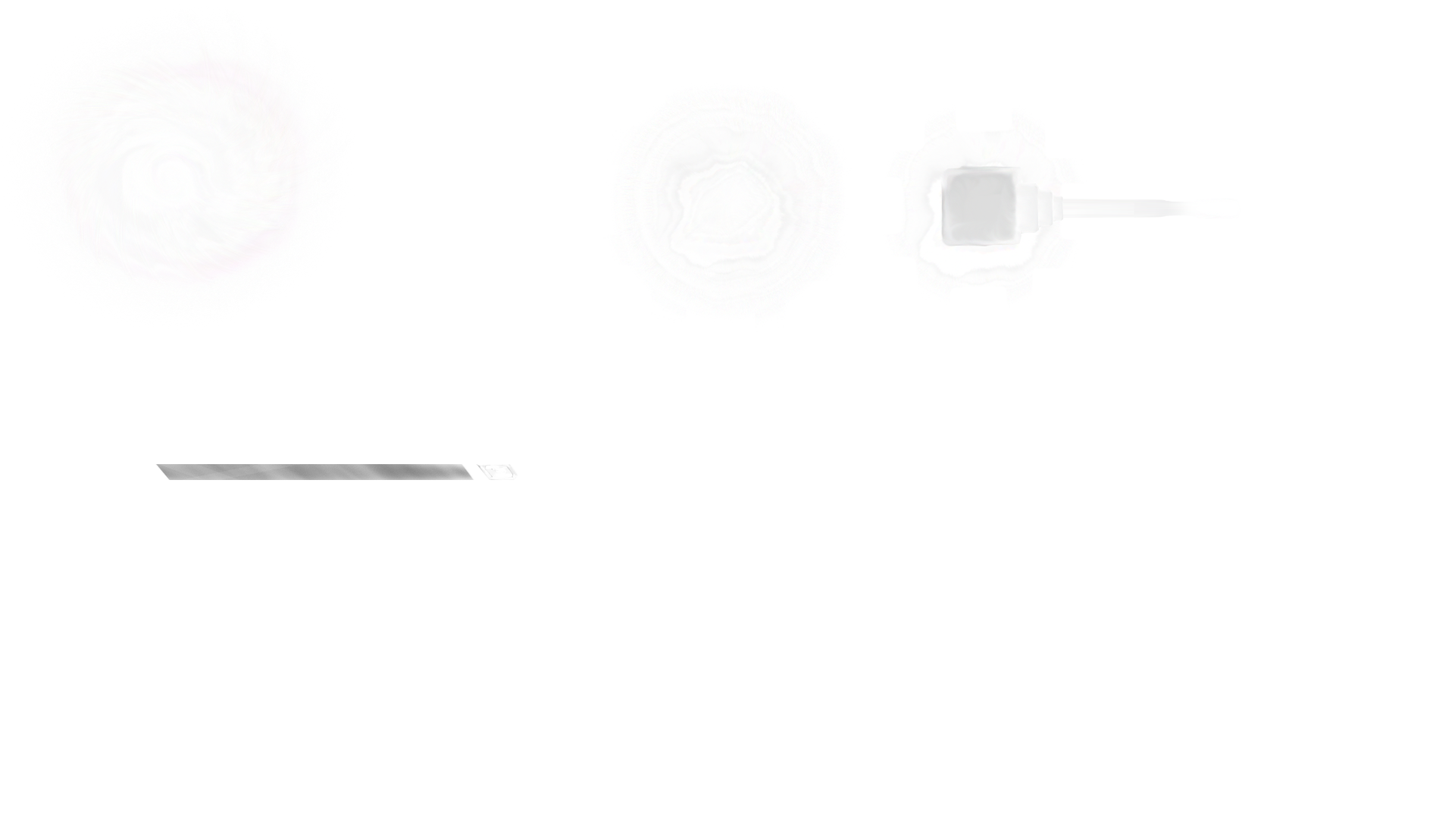
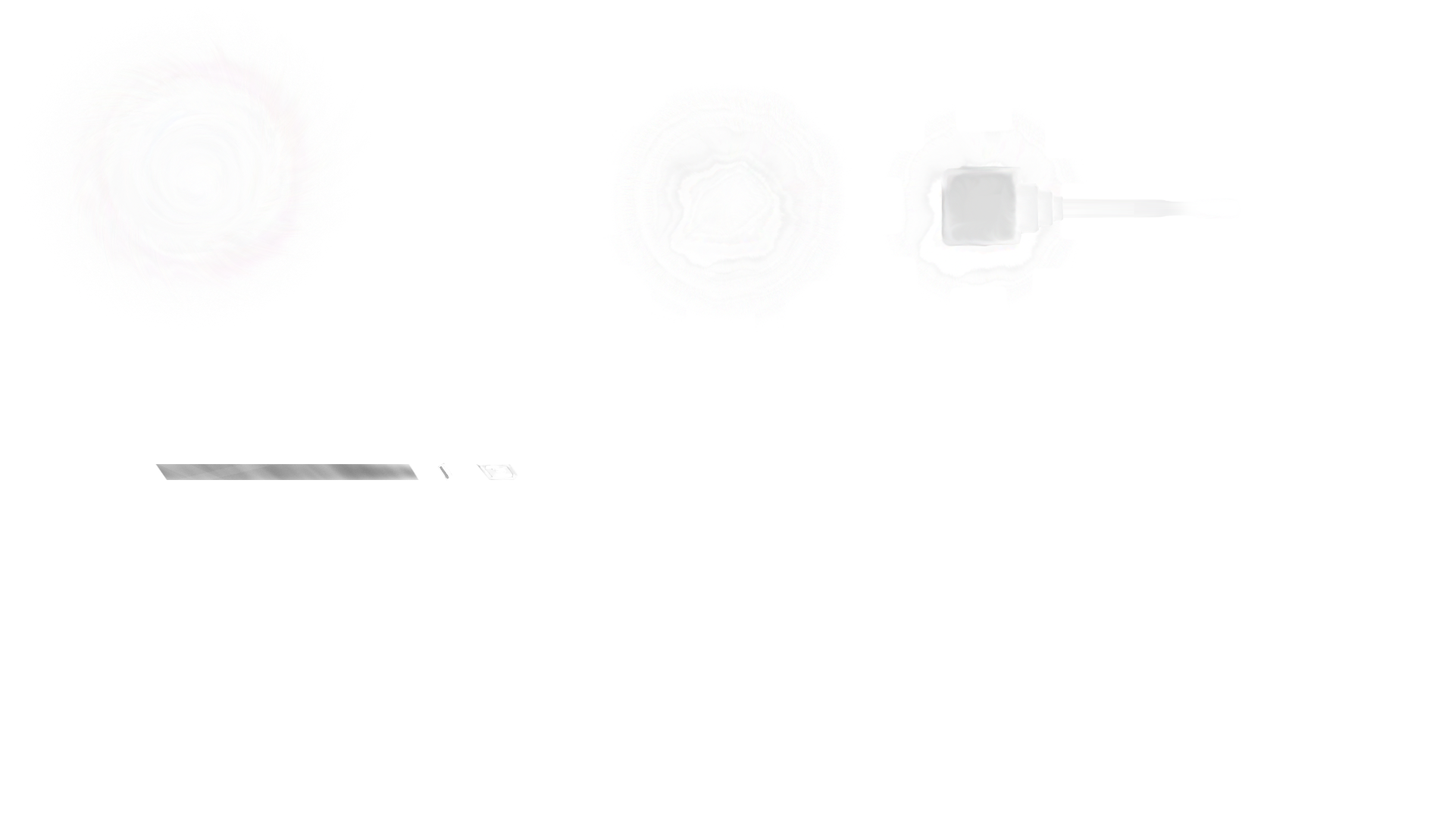
Before/after of a 1455 × 819 layered artwork. What changed in the layer stack:
added layer "Missile" above "Bar" over [425, 462, 461, 481]
painted on "Bar" over [155, 463, 475, 480]
moved "Layer 1" above "Layer 1 copy", painted on it over [46, 35, 335, 307]
painted on "Layer 1 copy" over [46, 35, 335, 307]
